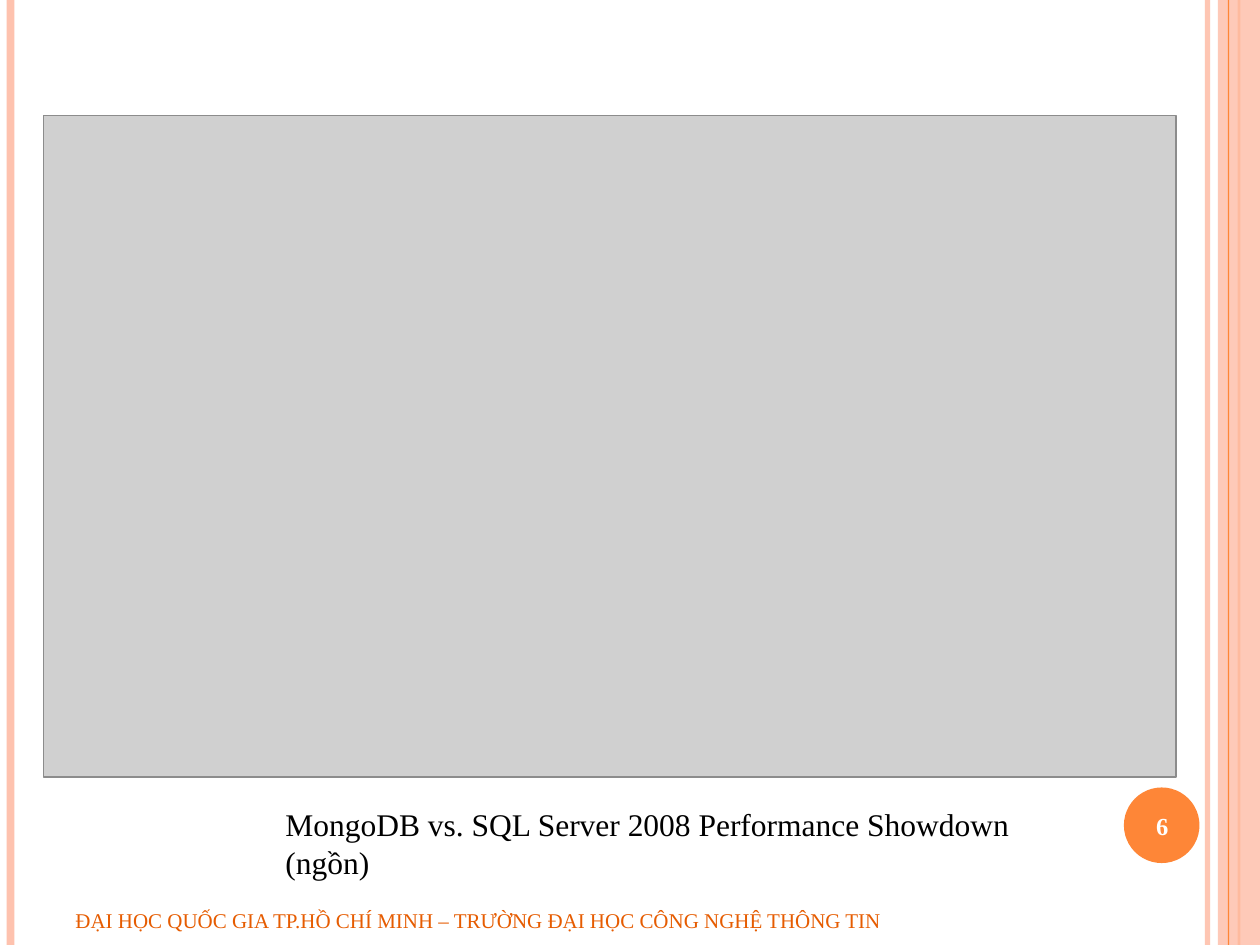
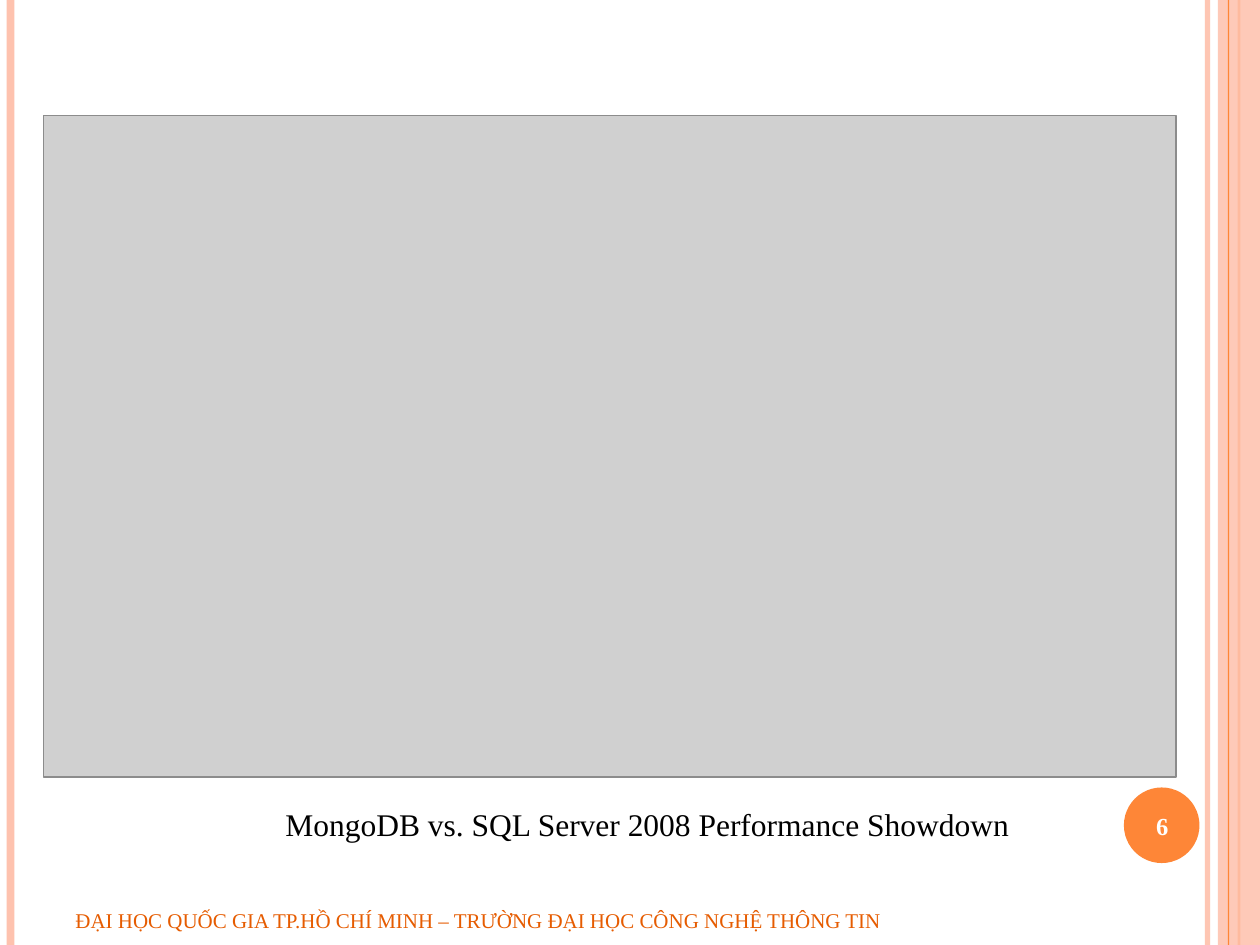
Before and after one commit to geovip/nosqlravendbuit, a slide deck: slide 6 of Document/slide bao cao.pptx. Drawn at 1260x945 pixels with LibreOffice and Linux fonts; fonts in the diff are those of the drawing; grey boxes stand for pictures; background and template pictures are left out. Boxes give left, top, right and bottom in pixels: in the first picture for what was removed or moved away, otherwise in the second. Text is boxed around its words. In the diff, an @@ line names an element or a change of style, - is before the commit and + after.

```diff
--- a/Document/slide bao cao.pptx
+++ b/Document/slide bao cao.pptx
@@ text at bbox=[285, 851, 369, 880]: paragraph removed @@
-(ngồn)
```
Also in this commit, not shown: 10 other slides changed, 4 slides removed, 1 other file.
